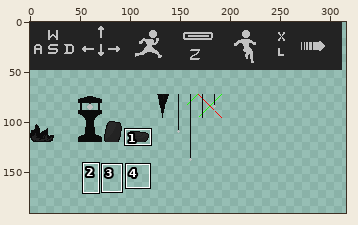
One commit to this pixel-art file: Assets/sprites/TILES/Objects.ase. The picture above shows the old version from afar; the outline marks the close-up.
Close-up. Before the edit:
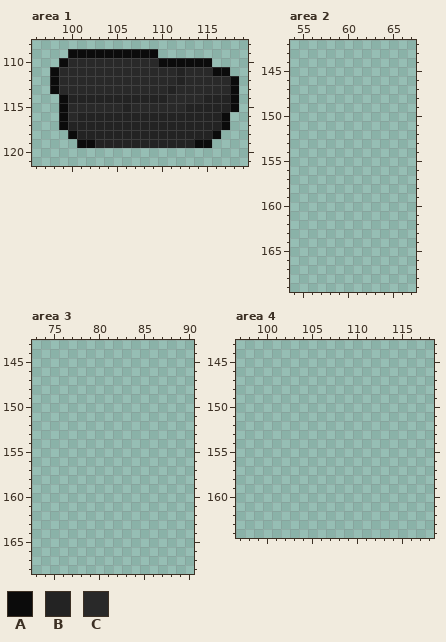
480x480 pixels, 1 frame. Colours within 5 levels of each other are drawn and written as one. Shown: area 1: x 96..119, y 108..121; area 2: x 54..67, y 142..169; area 3: x 73..90, y 143..168; area 4: x 97..118, y 143..164. The wide view leaves out empty margins. The commit also changed other parts of the picture, which this record leaves out.
Palette (. is transparent): A #0b0b0b  B #232323  C #292929
Pixels before, area 1, first column x 98:
109 ..AAAAAAAAAA.........
110 .ACCCCCCCCCCAAAAAA...
111 ACCCCCCCCCCCCCBCCCAA.
112 ACCCCCCCCCCCCCBCCCCCA
113 ACCCCCCCCCCCCBCCCCCCA
114 .ABBBBBBBBBBBCCCCBBBA
115 .ACCCCCCBCCCCCCBBBBBA
116 .ACBBBBBBBBBBBBBBBBA.
117 .ABBBBBBBBBBBBBBBBBA.
118 ..ABBBBBBBBBBBBBBBA..
119 ...AABBBBBBBBBBBAA...
And afterwards:
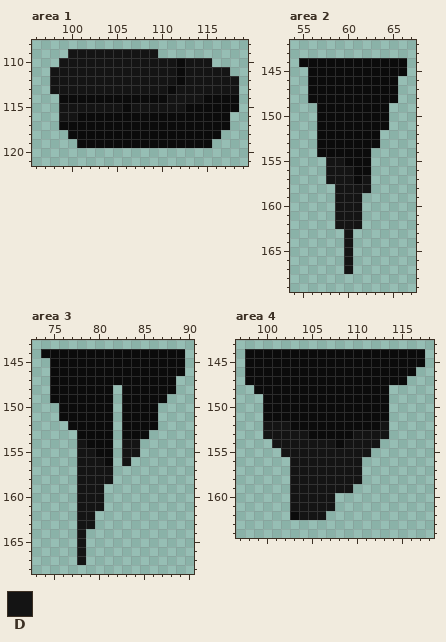
Colours new in this view: D #141414
Difference:
Changed rows in their new state; - is an unchanged pixel.
Area 1:
first column x 98:
109 --DDDDDDDDDD---------
110 -DDDDDDDDDDDDD-DDD---
111 DDDDDDDDDDDDDDADDDDD-
112 DDDDDDDDDDDDDDADDDDDD
113 DDDDDDDDDDDDDADDDDDDD
114 --AAAAAAAAAAADDDDAAA-
115 -DDDDDDDADDDDDDAAAAA-
116 -DDAAAAAAAAAAAAAAAA--
117 --AAAAAAAAAAAAAAAAA--
118 ---AAAAAAAAAAAAAAA---
119 -----AAAAAAAAAAA-----
Area 2:
first column x 55:
144 AAAAAAAAAAAA
145 -AAAAAAAAAAA
146 -AAAAAAAAAA-
147 -AAAAAAAAAA-
148 -AAAAAAAAAA-
149 --AAAAAAAA--
150 --AAAAAAAA--
151 --AAAAAAAA--
152 --AAAAAAA---
153 --AAAAAAA---
154 --AAAAAA----
155 ---DDAAA----
156 ---DDDAA----
157 ---DDDAD----
158 ----DDDD----
159 ----DDD-----
160 ----DDD-----
161 ----DDD-----
162 ----DDD-----
163 -----D------
164 -----D------
165 -----D------
166 -----D------
167 -----D------
Area 3:
first column x 74:
144 AAAAAAAAAAAAAAAA
145 -AAAAAAAAAAAAAAA
146 -AAAAAAAAAAAAAAA
147 -AAAAAAAAAAAAAA-
148 -AAAAAAA-AAAAAA-
149 -AAAAAAA-AAAAA--
150 --AAAAAA-AAAA---
151 --AAAAAA-AAAA---
152 ---AAAAA-AAAA---
153 ----AAAA-AAA----
154 ----DAAA-DD-----
155 ----DDAA-DD-----
156 ----DDDA-D------
157 ----DDDD--------
158 ----DDDD--------
159 ----DDD---------
160 ----DDD---------
161 ----DDD---------
162 ----DD----------
163 ----DD----------
164 ----D-----------
165 ----D-----------
166 ----D-----------
167 ----D-----------
Area 4:
first column x 98:
144 AAAAAAAAAAAAAAAAAAAA
145 AAAAAAAAAAAAAAAAAAAA
146 AAAAAAAAAAAAAAAAAAA-
147 AAAAAAAAAAAAAAAAAA--
148 -AAAAAAAAAAAAAAA----
149 --AAAAAAAAAAAAAA----
150 --AAAAAAAAAAAAAA----
151 --AAAAAAAAAAAAAA----
152 --DDDAAAAAAAAAAD----
153 --DDDDDAAAAADDDD----
154 ---DDDDDDDADDDD-----
155 ----DDDDDDDDDD------
156 -----DDDDDDDD-------
157 -----DDDDDDDD-------
158 -----DDDDDDDD-------
159 -----DDDDDDD--------
160 -----DDDDD----------
161 -----DDDDD----------
162 -----ADDD-----------
Where, in picture pixels (left, top, right, bottom), the same in both close-ups:
changed: (50, 49, 239, 148)
added: (299, 58, 407, 274)
added: (41, 349, 185, 565)
added: (245, 349, 425, 520)
